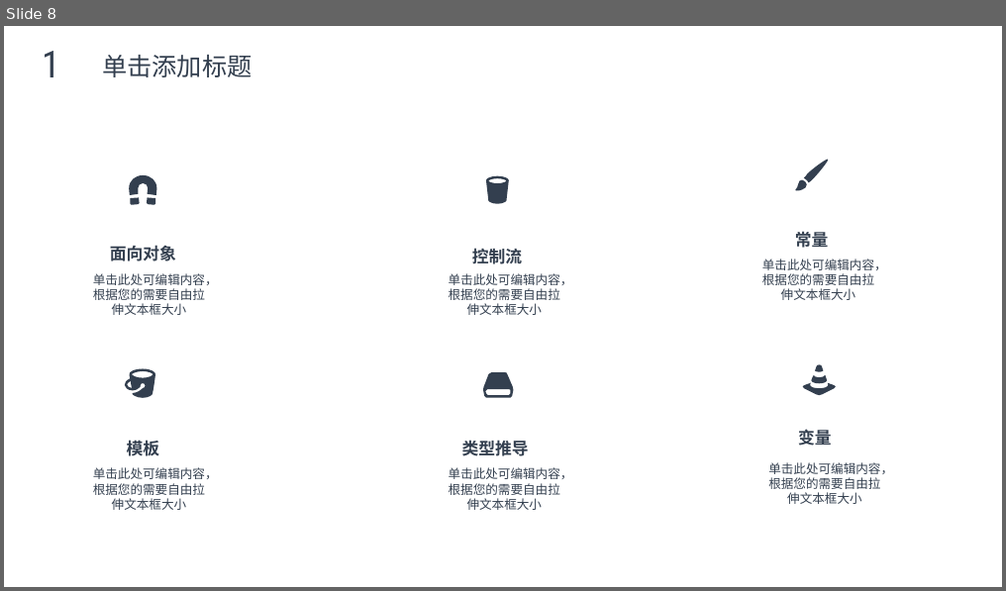
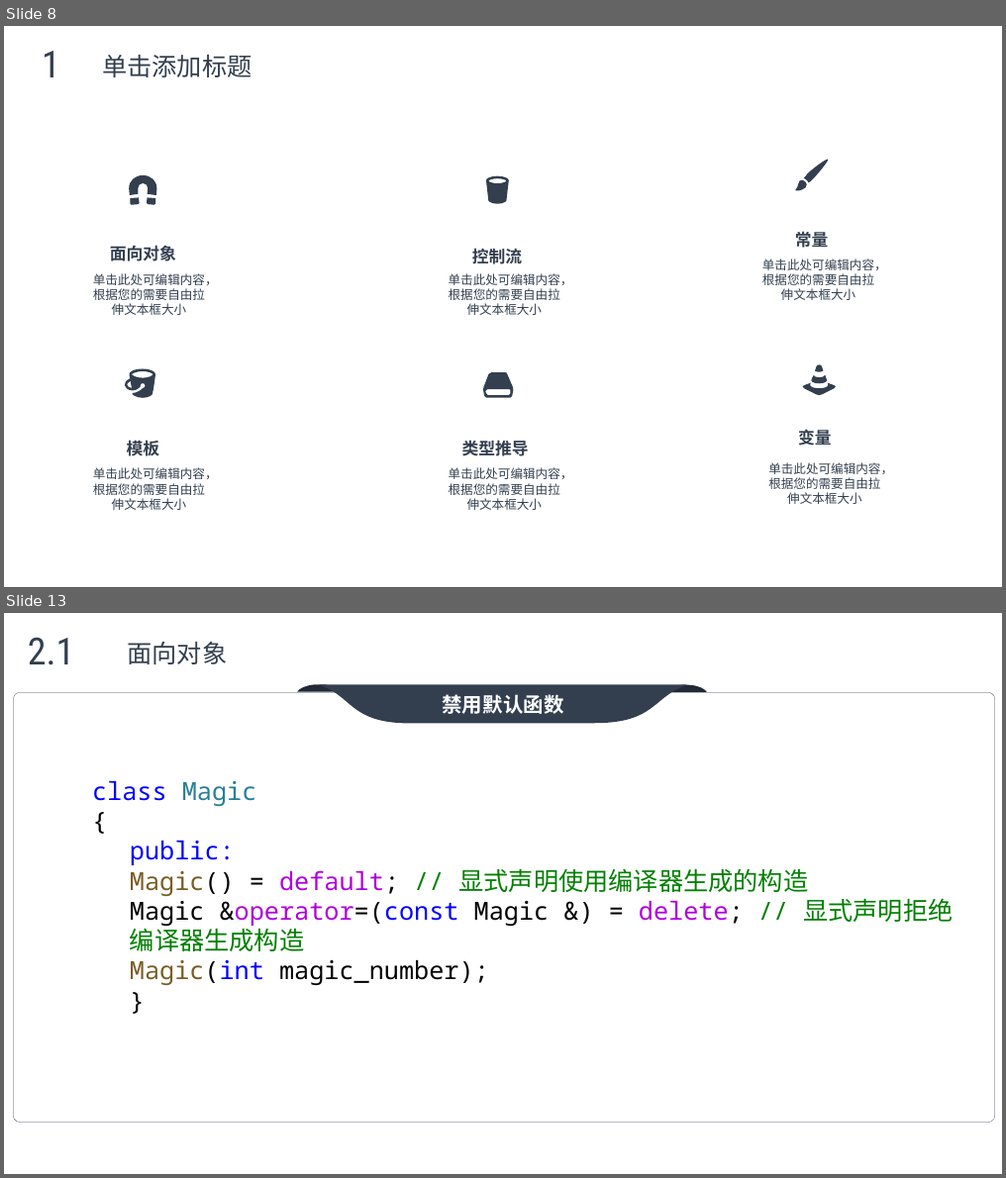
Before and after one commit to max4sharing/modern_cpp, a slide deck: C++11.pptx. Shown one above the other, each under a label of ours: slide 8 before the commit, slides 8 and 13 after it; the slides between them are not shown. The pictures are 1006x591 and 1006x1178 pixels, drawn with LibreOffice and Linux fonts; fonts in the diff are those of the drawing; background and template pictures are left out. Boxes give left, top, right and bottom in pixels: in the first picture for what was removed or moved away, otherwise in the second. Text is boxed around its words. In the diff, an @@ line names an element or a change of style, - is before the commit and + after.

```diff
--- a/C++11.pptx
+++ b/C++11.pptx
@@ slide 13 added at <box>4,613,1002,1174</box>, background picture (left out) @@
@@ text added at <box>28,637,74,664</box>, 36 pt, text #333F4F @@
+2.1
@@ text added at <box>128,642,228,664</box>, 24 pt, text #333F4F @@
+面向对象
@@ group added at <box>14,685,995,1122</box>: 3 freeform shapes, 1 rounded rectangle @@
+禁用默认函数
@@ text added at <box>92,781,952,985</box>, 24 pt, text #000000 @@
+class Magic
+{
+  public:
+  Magic() = default; // 显式声明使用编译器生成的构造
+  Magic &operator=(const Magic &) = delete; // 显式声明拒绝编译器生成构造
+  Magic(int magic_number);
+}
```
Also in this commit, not shown: 3 slides changed, 6 other slides added, 4 slides removed.
